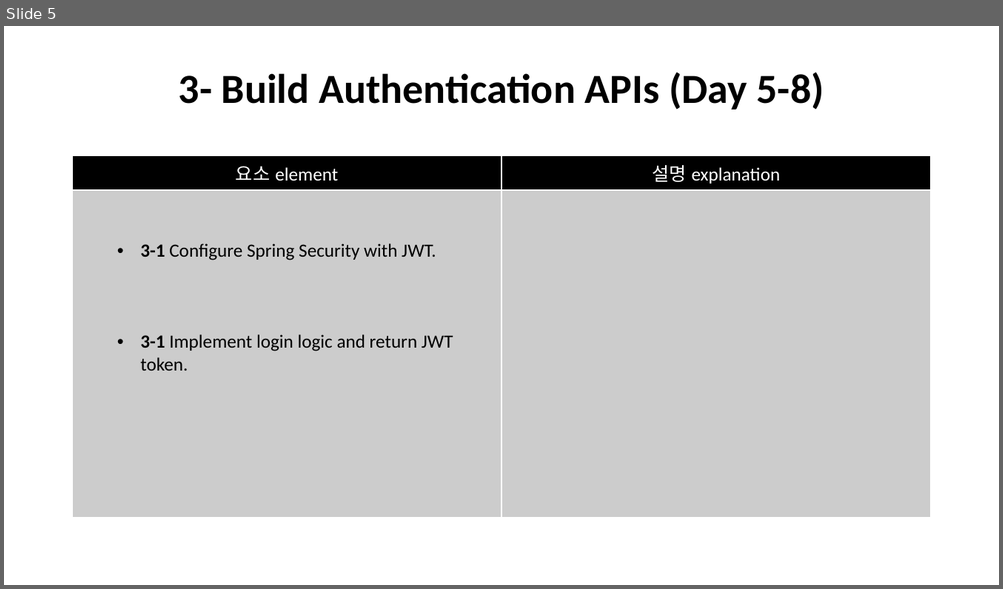
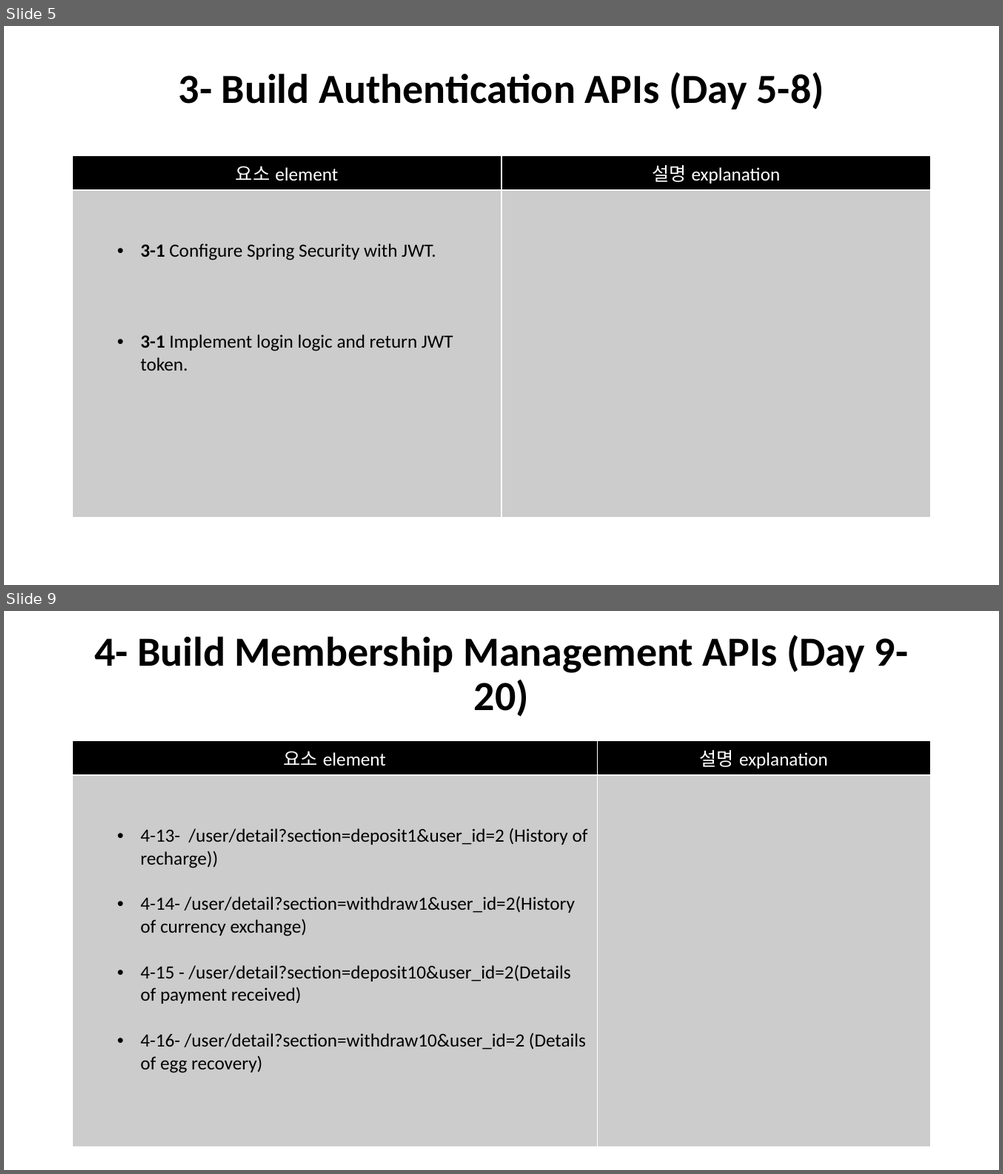
Before and after one commit to javaman37/garnet, a slide deck: src/main/resources/AdminPagePlanning.pptx. Shown one above the other, each under a label of ours: slide 5 before the commit, slides 5 and 9 after it; the slides between them are not shown. The pictures are 1003x589 and 1003x1174 pixels, drawn with LibreOffice and Linux fonts; fonts in the diff are those of the drawing. Boxes give left, top, right and bottom in pixels: in the first picture for what was removed or moved away, otherwise in the second. Text is boxed around its words. In the diff, an @@ line names an element or a change of style, - is before the commit and + after.

Commit message:
-add more user APIs(4-11->4-21),update plan

```diff
--- a/src/main/resources/AdminPagePlanning.pptx
+++ b/src/main/resources/AdminPagePlanning.pptx
@@ slide 9 added at (x1=4, y1=611, x2=999, y2=1170), background #FFFFFF @@
@@ title added at (x1=94, y1=635, x2=908, y2=717), 40 pt, text #000000, bold @@
+4- Build Membership Management APIs (Day 9-20)
@@ table added at (x1=73, y1=741, x2=930, y2=1136), 2 rows, 2 columns @@
+요소 element | 설명 explanation
+4-13- /user/detail?section=deposit1&user_id=2 (History of recharge)) / 4-14- /user/detail?section=withdraw1&user_id=2(History of currency exchange) / 4-15 - /user/detail?section=deposit10&user_id=2(Details of payment received) / 4-16- /user/detail?section=withdraw10&user_id=2 (Details of egg recovery) | 
```
Also in this commit, not shown: 23 slides changed, 2 other slides added, 1 other file.
